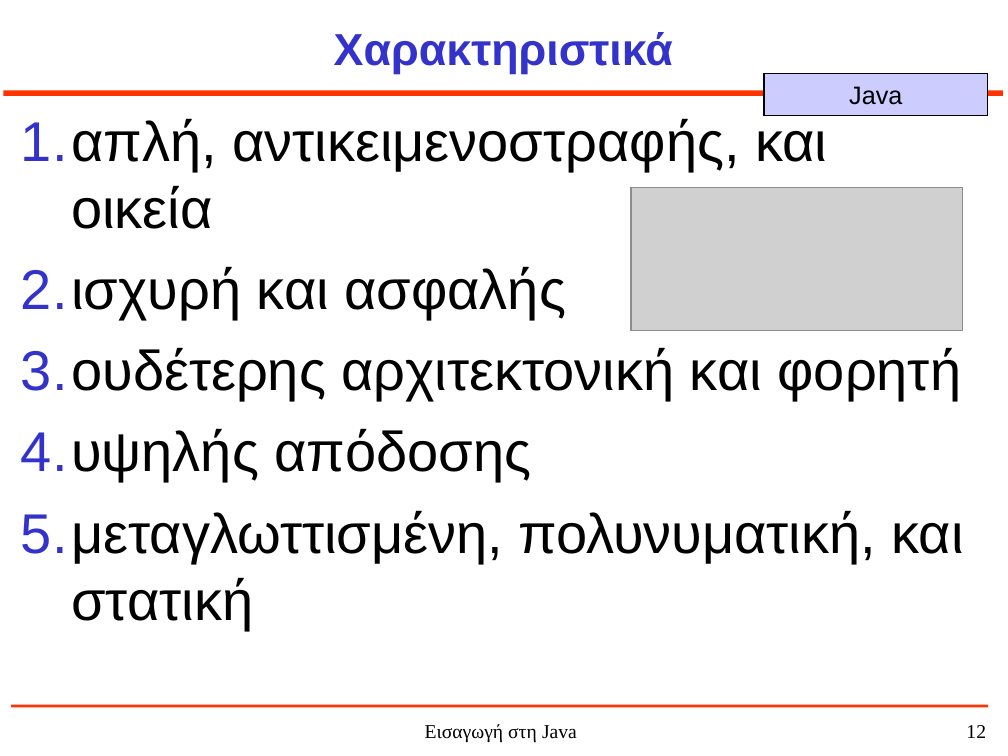
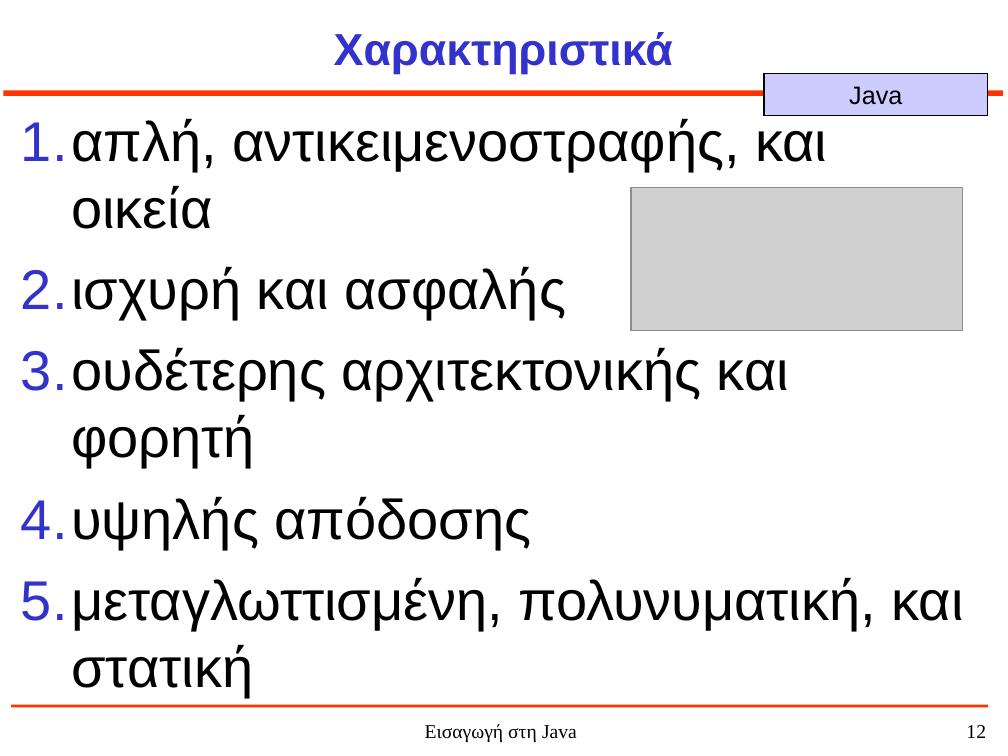
Before and after one commit to jkost/jkost.github.io, a slide deck: slide 12 of Java/slides/1-JavaHistory.ppt. Drawn at 1008x756 pixels with LibreOffice and Linux fonts; fonts in the diff are those of the drawing; grey boxes stand for pictures. Boxes give left, top, right and bottom in pixels: in the first picture for what was removed or moved away, otherwise in the second. Text is boxed around its words. In the diff, an @@ line names an element or a change of style, - is before the commit and + after.

```diff
--- a/Java/slides/1-JavaHistory.ppt
+++ b/Java/slides/1-JavaHistory.ppt
@@ text at box(21, 347, 789, 467): text changed @@
-3. ουδέτερης αρχιτεκτονική και φορητή
+3. ουδέτερης αρχιτεκτονικής και φορητή
```
Also in this commit, not shown: 1 other slide changed, 16 other files.
